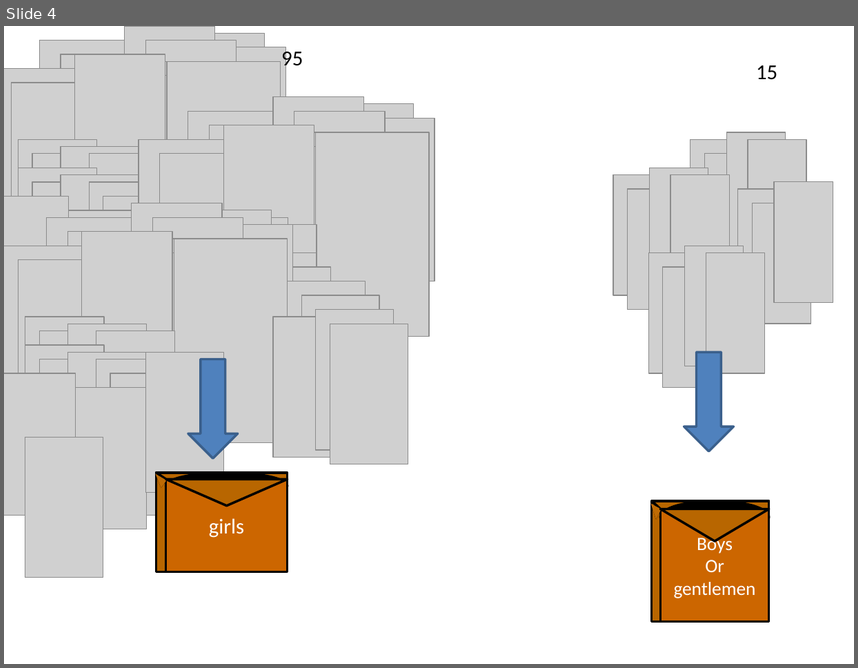
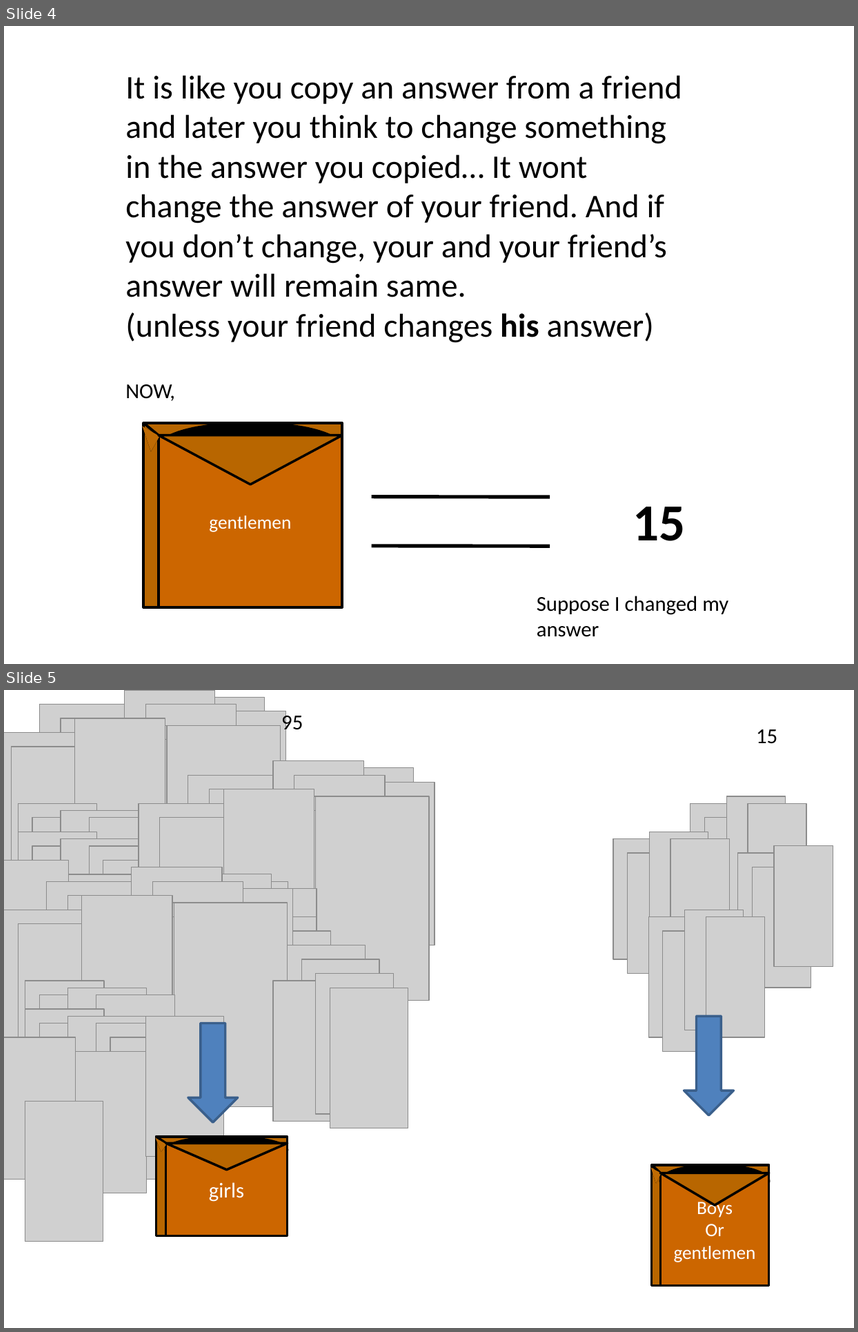
Before and after one commit to Anishkbansal/Talk-With-Computer, a slide deck: powerpoint resources/variable explained - hindi.pptx. Shown one above the other, each under a label of ours: slide 4 before the commit, slides 4 and 5 after it. The pictures are 858x668 and 858x1332 pixels, drawn with LibreOffice and Linux fonts; fonts in the diff are those of the drawing; grey boxes stand for pictures. Boxes give left, top, right and bottom in pixels: in the first picture for what was removed or moved away, otherwise in the second. Text is boxed around its words. In the diff, an @@ line names an element or a change of style, - is before the commit and + after.

```diff
--- a/powerpoint resources/variable explained - hindi.pptx
+++ b/powerpoint resources/variable explained - hindi.pptx
@@ slide 4 added at [4,26,854,664], background #FFFFFF @@
@@ text added at [125,75,682,343], 28 pt, text #000000 @@
+It is like you copy an answer from a friend and later you think to change something in the answer you copied… It wont change the answer of your friend. And if you don’t change, your and your friend’s answer will remain same.
+(unless your friend changes his answer)
@@ text added at [125,384,175,401], 18 pt, text #000000 @@
+NOW,
@@ group added at [139,423,685,608]: 3 lines, 2 rectangles, 2 triangles, 1 ellipse, 1 text @@
+gentlemen
+15
@@ text added at [537,595,728,637], 18 pt, text #000000 @@
+Suppose I changed my answer
@@ what was slide 4 is now slide 5 @@
```
Also in this commit, not shown: 1 slide changed, 2 other slides added, 1 slide removed, 26 other files.
